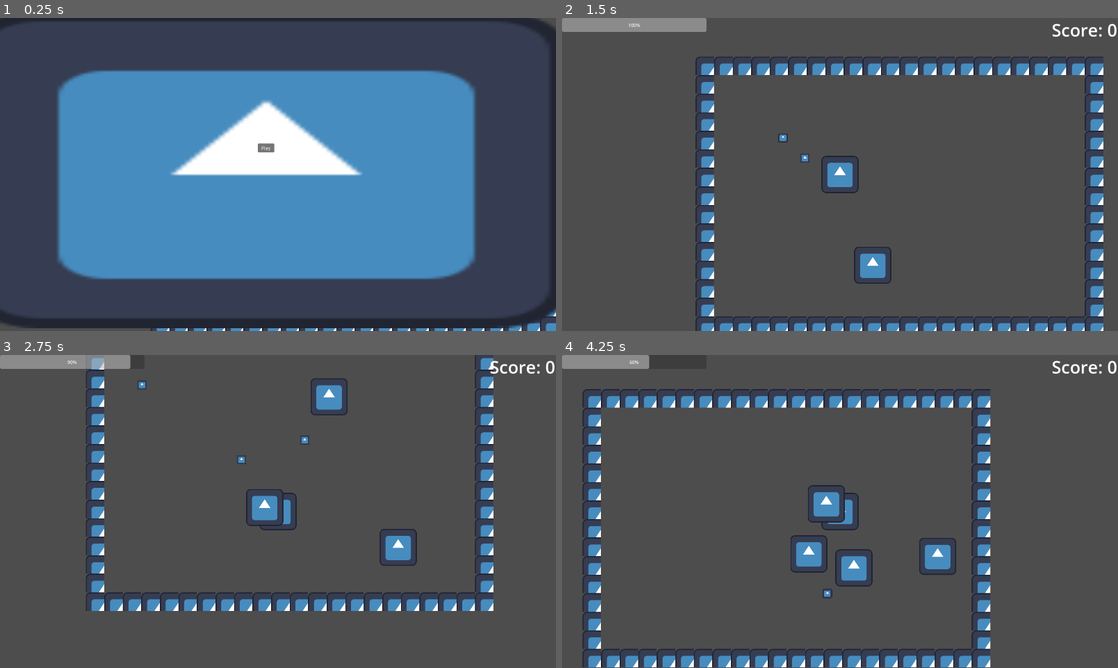
Above: before the commit, frames 1-4 (two rows, left to right).
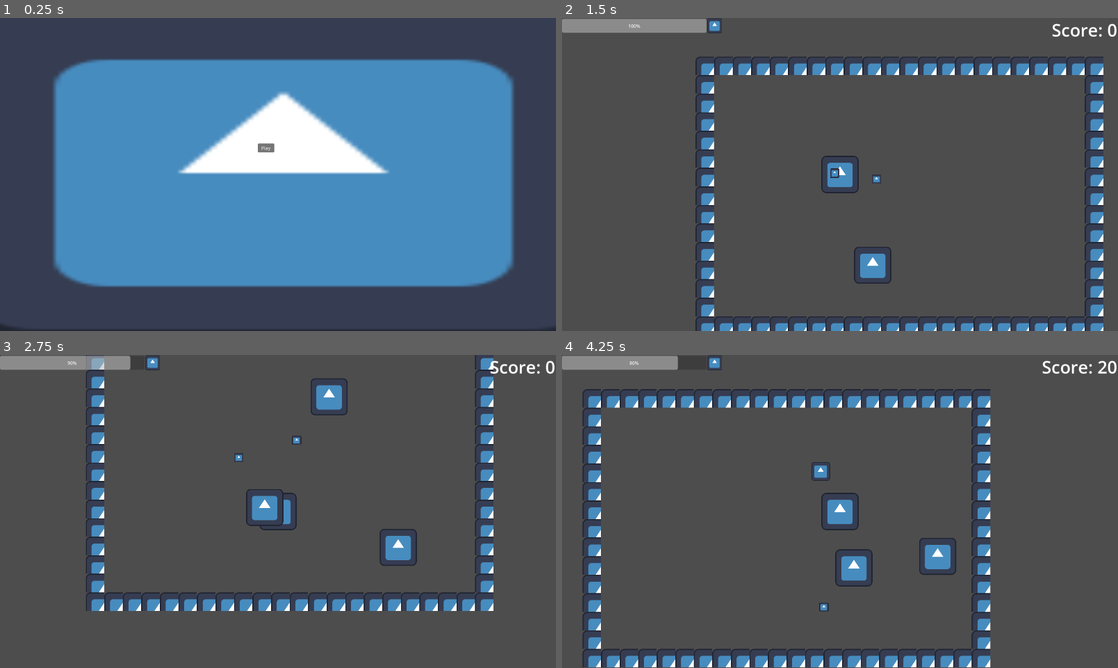
Above: after the commit, the same moments.

Repository: 22218-Burnside/12DTG-2025-Game-Jam
Game: Godot game, scene res://prefabs/world.tscn
Same seed, same stepped clock (60 frames per second), same inputs: the game is played once before the commit and once after it. The engine's default icon, where the game draws it, is replaced by a stand-in: a white triangle on a blue panel in a dark square.
Inputs (mouse positions are in pixels of both pictures, inside the frame that each line leads up to):
- Up to frame 1 (0.25 s): no input
- Up to frame 2 (1.5 s): click "Play" at 0.5 s; move the mouse to (962, 158) at 1.27 s; hold D (right) from 1.28 s (still down)
- Up to frame 3 (2.75 s): move the mouse to (166, 527) at 2.02 s; release D (right) at 2.03 s; hold S (down) from 2.03 s (still down)
- Up to frame 4 (4.25 s): move the mouse to (895, 442) at 2.77 s; release S (down) at 2.78 s; hold D (right) 2.78-3.53 s; move the mouse to (812, 574) at 3.52 s; hold W (up) from 3.53 s (still down)

The runs differ from the first frame. In frame 1, 19% of the frame differs, in the area x 0-100%, y 0-100%; in frame 2, 0.3%; in frame 3, 0.3%; in frame 4, 1.8%.

Commit message:
added hit immunity + balancing + health
hit immunity
reduced enemy spawn
reduced firerate
added hearts that regen health

Diff:
--- /dev/null
+++ b/prefabs/heart.tscn
@@ -0,0 +1,22 @@
+[gd_scene load_steps=4 format=3 uid="uid://bn72g2jp4j620"]
+
+[ext_resource type="Script" uid="uid://d4cldo53uda08" path="res://scripts/heart.gd" id="1_sjtqc"]
+[ext_resource type="Texture2D" uid="uid://c25cyoy0q1giy" path="res://assets/icon.svg" id="2_sjxak"]
+
+[sub_resource type="RectangleShape2D" id="RectangleShape2D_ltfwj"]
+size = Vector2(64, 64)
+
+[node name="heart" type="Area2D"]
+script = ExtResource("1_sjtqc")
+
+[node name="CollisionShape2D" type="CollisionShape2D" parent="."]
+shape = SubResource("RectangleShape2D_ltfwj")
+
+[node name="Icon" type="Sprite2D" parent="."]
+scale = Vector2(0.5, 0.5)
+texture = ExtResource("2_sjxak")
+
+[node name="despawn_timer" type="Timer" parent="."]
+
+[connection signal="body_entered" from="." to="." method="_on_body_entered"]
+[connection signal="timeout" from="despawn_timer" to="." method="_on_despawn_timer_timeout"]
--- a/prefabs/player.tscn
+++ b/prefabs/player.tscn
@@ -33,4 +33,7 @@
 
 [node name="attack_timer" type="Timer" parent="."]
 
+[node name="immunity_timer" type="Timer" parent="."]
+
 [connection signal="timeout" from="attack_timer" to="." method="fire_attack"]
+[connection signal="timeout" from="immunity_timer" to="." method="_on_immunity_timer_timeout"]
--- a/prefabs/world.tscn
+++ b/prefabs/world.tscn
@@ -24,9 +24,12 @@
 [node name="menu" type="CanvasLayer" parent="."]
 visible = false
 
+[node name="menu_camera" type="Camera2D" parent="menu"]
+position = Vector2(960, 540)
+
 [node name="Icon" type="Sprite2D" parent="menu"]
-position = Vector2(920, 524)
-scale = Vector2(16.316874, 8.54)
+position = Vector2(979.00006, 516.5)
+scale = Vector2(17.96875, 9.304687)
 texture = ExtResource("5_4284n")
 
 [node name="Label" type="Label" parent="menu"]
@@ -46,9 +49,15 @@
 
 [node name="level_ui" type="CanvasLayer" parent="."]
 
+[node name="immunity" type="Sprite2D" parent="level_ui"]
+position = Vector2(527.0001, 27.000004)
+scale = Vector2(0.4, 0.4)
+texture = ExtResource("5_4284n")
+
 [node name="ProgressBar" type="ProgressBar" parent="level_ui"]
+offset_top = 3.49
 offset_right = 499.0
-offset_bottom = 48.0
+offset_bottom = 51.49
 value = 100.0
 
 [node name="Label" type="Label" parent="level_ui"]
--- a/scripts/attack.gd
+++ b/scripts/attack.gd
@@ -1,12 +1,16 @@
 extends Area2D
-var damage = 25
+var damage = 250
 var speed = 200
 var direction = Vector2.ZERO
 
 func _ready() -> void:
 	$die_time.start(2)
+
+
 func _physics_process(delta: float) -> void:
 	self.position += direction * speed * delta
+
+
 func _on_area_entered(area: Area2D) -> void:
 	if area.is_in_group("enemy"):
 		area.health -= damage
--- a/scripts/enemy.gd
+++ b/scripts/enemy.gd
@@ -1,19 +1,17 @@
 extends Area2D
 
+const SPEED : int = 150
 var health = 100
 var damage = 10
 var points = 10
-
-const SPEED : int = 150
+var player : Node2D
 
 
-
-var player : Node2D
 signal death
 signal enemy_hit_player
-# Called when the node enters the scene tree for the first time.
 
 
+# Called when the node enters the scene tree for the first time.
 func _ready() -> void:
 	player = get_parent().get_node("player")
 	enemy_hit_player.connect($".."._on_enemy_enemy_hit_player)
@@ -24,6 +22,7 @@
 	if self.position.distance_to(player.position) > 128:
 		position += SPEED * position.direction_to(player.position) * delta
 
+
 # Called every frame. 'delta' is the elapsed time since the previous frame.
 func _process(_delta: float) -> void:
 	pass
@@ -33,6 +32,7 @@
 	if body.name == "player":
 		enemy_hit_player.emit(damage)
 
+
 func die():
-	death.emit(points)
+	death.emit(points,self.position)
 	self.queue_free()
--- /dev/null
+++ b/scripts/heart.gd
@@ -0,0 +1,14 @@
+extends Area2D
+var heal_amount = 10
+func _ready() -> void:
+	$despawn_timer.start(5)
+func _on_body_entered(body: Node2D) -> void:
+	if body.name == "player":
+		if body.health < 100:
+			body.health += heal_amount
+			body.update_stats()
+			self.queue_free()
+
+
+func _on_despawn_timer_timeout() -> void:
+	self.queue_free()
--- a/scripts/player.gd
+++ b/scripts/player.gd
@@ -2,11 +2,11 @@
 
 
 const SPEED = 300.0
-const JUMP_VELOCITY = -400.0
 var health = 100
 var score = 0
-var attack_time = 0.5
+var attack_time = 0.75
 var controlling = false
+var can_hit = true
 
 @onready var attack = preload("res://prefabs/attack.tscn")
 func setup():
@@ -16,11 +16,6 @@
 	$".."/level_ui/Label.text = "Score: 0"
 	$"../level_ui/ProgressBar".value = health
 	fire_attack()
-
-func _unhandled_input(event: InputEvent) -> void:
-	if event is InputEventMouseMotion:
-		$Marker.position = get_global_mouse_position()
-
 
 func _physics_process(_delta: float) -> void:
 	if controlling:
@@ -40,10 +35,21 @@
 		velocity.y = move_toward(velocity.x, 0, SPEED)
 	move_and_slide()
 
+
+func update_stats():
+	$".."/level_ui/Label.text = "Score: " + str(score)
+	$"../level_ui/ProgressBar".value = health
+
+
 func fire_attack():
 	if controlling:
 		$attack_timer.start(attack_time)
 		var spawned_attack = attack.instantiate()
 		$"..".add_child(spawned_attack)
 		spawned_attack.position = self.position
-		spawned_attack.direction = ($Marker.position-self.position).normalized()
+		spawned_attack.direction = (get_global_mouse_position()-self.position).normalized()
+
+
+func _on_immunity_timer_timeout() -> void:
+	can_hit = true
+	$".."/level_ui/immunity.hide()
--- a/scripts/world.gd
+++ b/scripts/world.gd
@@ -1,11 +1,13 @@
 extends Node2D
 
 var enemy = preload("res://prefabs/enemy.tscn")
+var heart = preload("res://prefabs/heart.tscn")
 
 # Called when the node enters the scene tree for the first time.
 func _ready() -> void:
 	$level_ui.hide()
 	$menu.show()
+	$menu/menu_camera.make_current()
 
 
 # Called every frame. 'delta' is the elapsed time since the previous frame.
@@ -13,22 +15,35 @@
 	pass
 
 func player_hit(damage):
-	$player.health -= damage
-	$level_ui/ProgressBar.value = $player.health
+	if $player.can_hit:
+		$player.health -= damage
+		$player.can_hit = false
+		$level_ui/immunity.show()
+		$player/immunity_timer.start()
+	$player.update_stats()
 	if $player.health <= 0:
-		$player.controlling = false
-		$menu/Label.show()
-		$menu.show()
-		$level_ui.hide()
-		$spawn_timer.stop()
+		player_die()
+
+func player_die():
+	$player.controlling = false
+	$menu/Label.show()
+	$menu.show()
+	$level_ui.hide()
+	$spawn_timer.stop()
+	$menu/menu_camera.make_current()
 
 
 func _on_enemy_enemy_hit_player(damage) -> void:
 	player_hit(damage)
 
-func _on_enemy_killed(score):
+func _on_enemy_killed(score, death_position):
 	$player.score += score
-	$level_ui/Label.text = "Score: " + str($player.score)
+	var drop_chance = randi_range(1,100)
+	if drop_chance >= 85:
+		var spawned_heart = heart.instantiate()
+		call_deferred("add_child",spawned_heart)
+		spawned_heart.position = death_position
+	$player.update_stats()
 
 
 func _on_play_pressed() -> void:
@@ -37,6 +52,7 @@
 	$menu.hide()
 	$level_ui.show()
 	$player.setup()
+	$player/Camera2D.make_current()
 	spawn_enemy()
 
 
Not shown, added: scripts/heart.gd.uid
